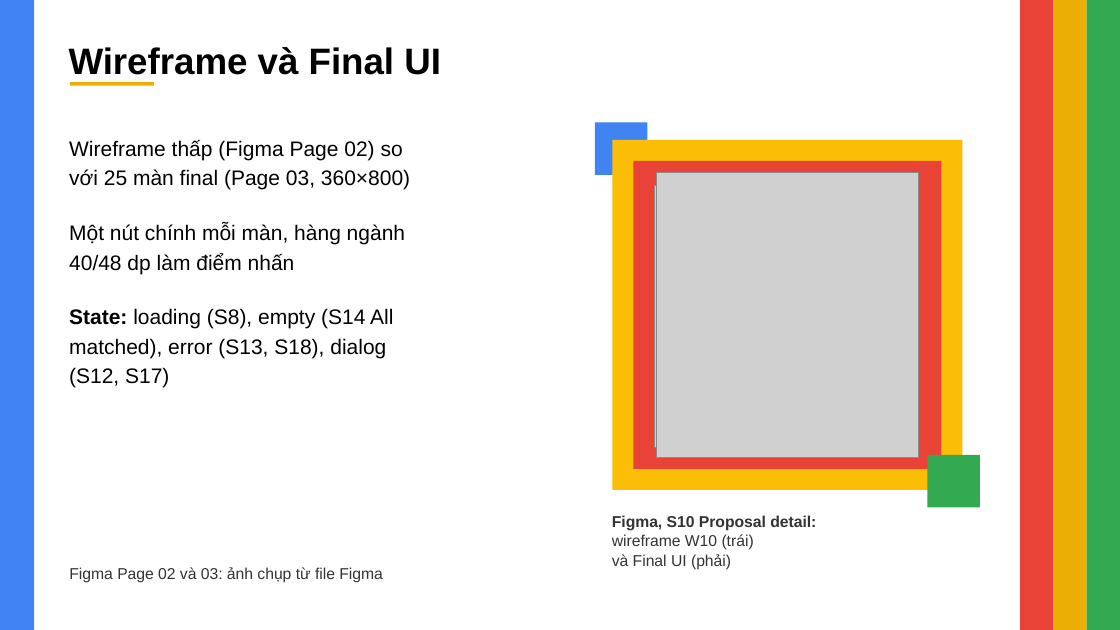
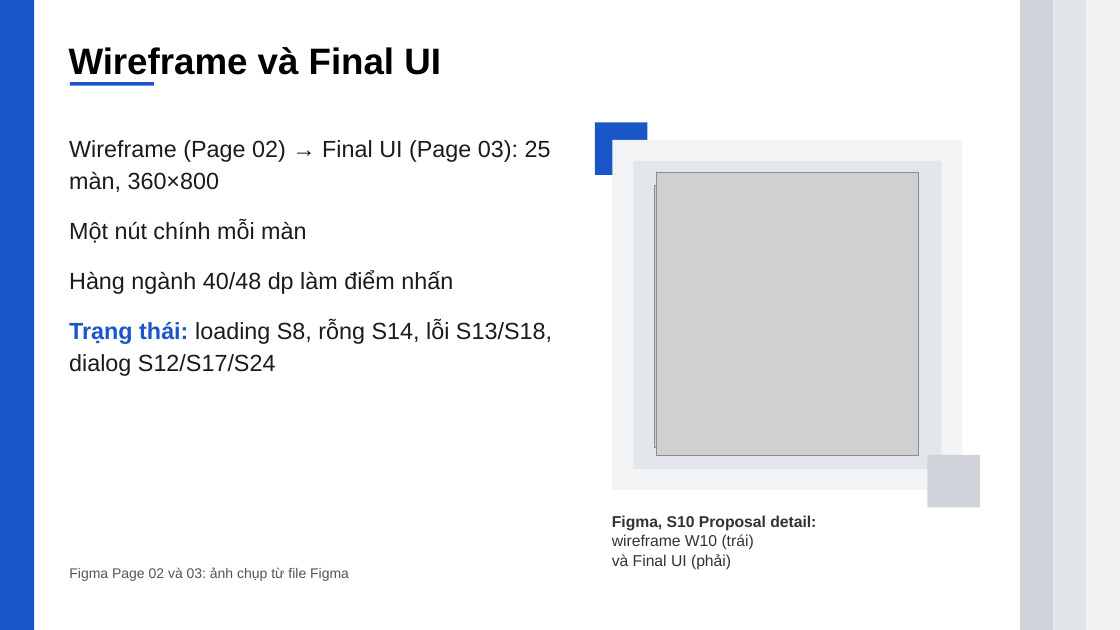
Before and after one commit to Kenn0679/prm323-lab2-group6, a slide deck: slide 8 of slides-export/prm323_lab2_group6_slides.pptx. Drawn at 1120x630 pixels with LibreOffice and Linux fonts; fonts in the diff are those of the drawing; grey boxes stand for pictures. Boxes give left, top, right and bottom in pixels: in the first picture for what was removed or moved away, otherwise in the second. Text is boxed around its words. In the diff, an @@ line names an element or a change of style, - is before the commit and + after.

```diff
--- a/slides-export/prm323_lab2_group6_slides.pptx
+++ b/slides-export/prm323_lab2_group6_slides.pptx
@@ rectangle at (0, 0, 34, 630): fill #4084F3 to #1A56C8 @@
@@ rectangle at (1021, 0, 1054, 630): fill #E94236 to #D0D4DA @@
@@ rectangle at (1054, 0, 1087, 630): fill #EAAE04 to #E1E4E8 @@
@@ rectangle at (1087, 0, 1120, 630): fill #33A952 to #F0F2F4 @@
@@ rectangle at (70, 82, 154, 86): fill #EAAE04 to #1A56C8 @@
@@ text at (69, 140, 552, 376): text changed; size 18 to 20 pt; text colour #000000 to #1C1B18 @@
-Wireframe thấp (Figma Page 02) so với 25 màn final (Page 03, 360×800)
-Một nút chính mỗi màn, hàng ngành 40/48 dp làm điểm nhấn
-State: loading (S8), empty (S14 All matched), error (S13, S18), dialog (S12, S17)
+Wireframe (Page 02) → Final UI (Page 03): 25 màn, 360×800
+Một nút chính mỗi màn
+Hàng ngành 40/48 dp làm điểm nhấn
+Trạng thái: loading S8, rỗng S14, lỗi S13/S18, dialog S12/S17/S24
@@ rectangle at (595, 123, 647, 175): fill #4084F3 to #1A56C8 @@
@@ rectangle at (613, 140, 963, 491): fill #FBBD06 to #F1F3F4 @@
@@ rectangle at (634, 161, 942, 470): fill #E94236 to #E3E6EA @@
@@ rectangle at (928, 455, 980, 507): fill #33A952 to #D0D4DA @@
@@ text "Figma Page 02 và 03: ..." at (69, 567, 349, 581): size 13.5 to 12 pt, text colour #333333 to #555555 @@
```
Also in this commit, not shown: 11 other slides changed, 3 other files.
